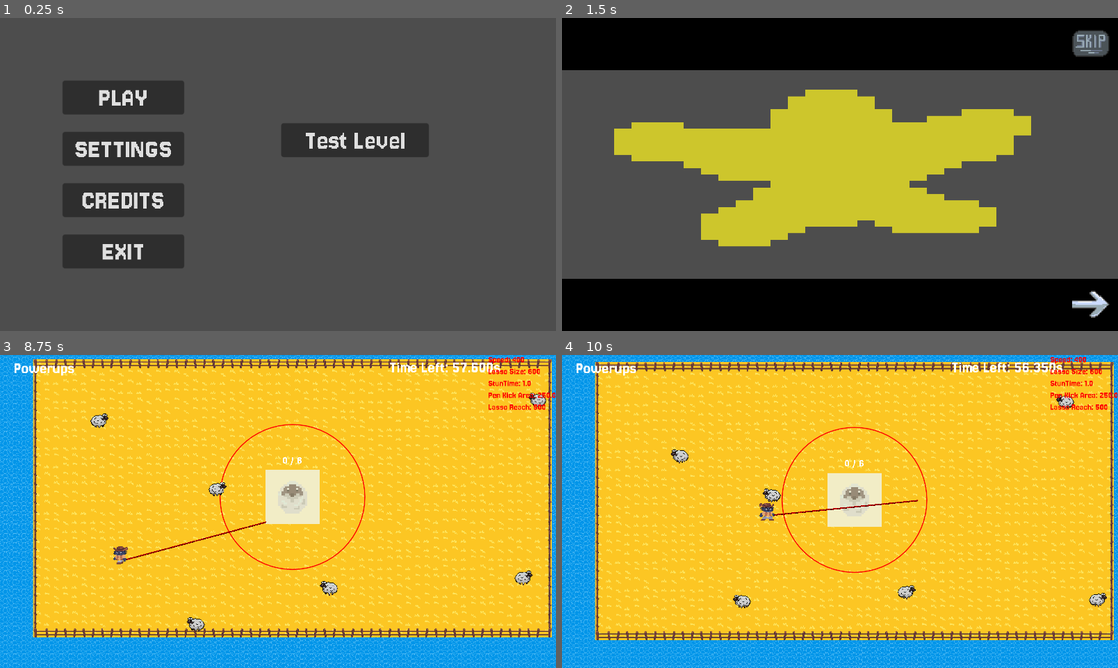
Above: before the commit, frames 1-4 (two rows, left to right).
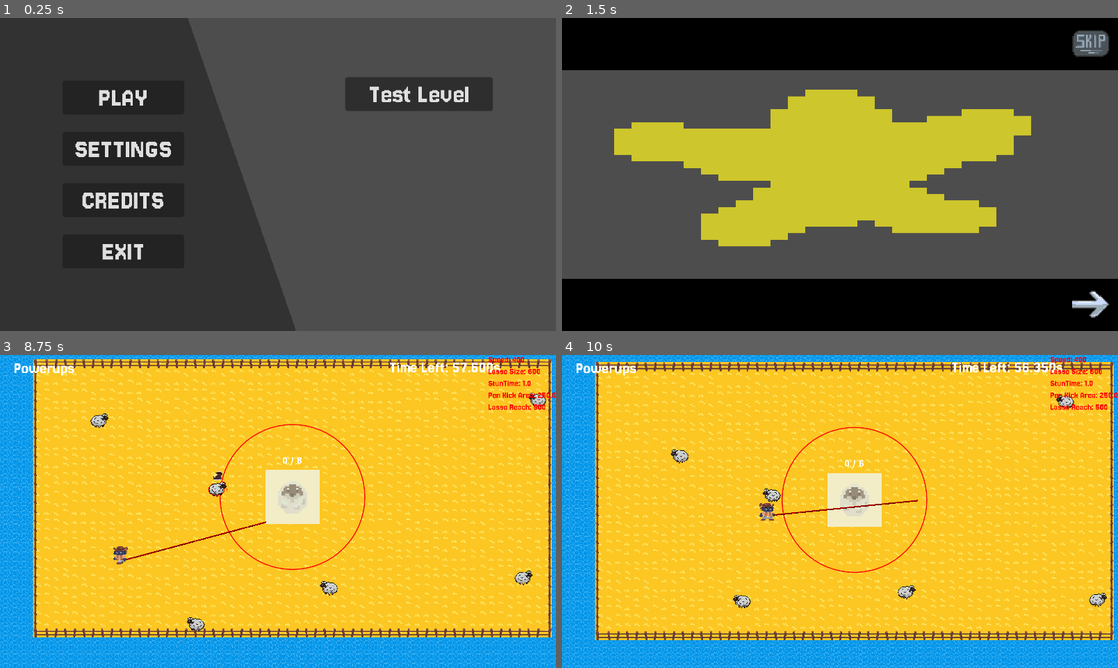
Above: after the commit, the same moments.

Repository: kinghos/GMTK-Game-Jam-2025
Game: Godot game, scene res://scenes/ui/menus/title_screen.tscn
Two runs of this game, one before a commit and one after it. Both use one fixed random seed, a clock stepped at 60 frames per second and the inputs below.
Inputs (mouse positions are in pixels of both pictures, inside the frame that each line leads up to):
- Up to frame 1 (0.25 s): no input
- Up to frame 2 (1.5 s): click "PLAY" at 0.5 s; click (1090, 305) at 1.25 s
- Up to frame 3 (8.75 s): click (528, 642) at 2 s; click (533, 646) at 2.75 s; move the mouse to (400, 495) at 3.52 s; hold Right (Right) 3.53-4.28 s; hold Space (Kick) 3.53-4.28 s; click (400, 495) at 3.67 s; move the mouse to (166, 527) at 4.27 s; hold S (Down) 4.28-5.03 s; tap Space (Kick) at 4.35, 5.85, 7.35 s; move the mouse to (333, 442) at 5.02 s; hold Right (Right) 5.03-5.78 s; hold Space (Kick) 5.03-5.78 s; move the mouse to (250, 574) at 5.77 s; hold Up (Up) 5.78-6.53 s; click (250, 574) at 5.92 s; move the mouse to (278, 527) at 6.52 s; hold Space (Kick) 6.53-7.28 s; hold Left (Left) 6.53-8.03 s; click (278, 527) at 6.67 s; move the mouse to (111, 464) at 7.27 s; move the mouse to (305, 511) at 8.02 s; hold S (Down) from 8.03 s (still down); hold Space (Kick) from 8.03 s (still down); click (305, 511) at 8.17 s
- Up to frame 4 (10 s): move the mouse to (756, 433) at 8.77 s; release S (Down) at 8.78 s; release Space (Kick) at 8.78 s; hold Right (Right) 8.78-9.53 s; tap Space (Kick) at 8.85 s; move the mouse to (962, 495) at 9.52 s; hold Up (Up) from 9.53 s (still down); hold Space (Kick) from 9.53 s (still down)

The runs differ from the first frame. In frame 1, 39% of the frame differs, in the area x 0-89%, y 0-100%; in frame 2, nothing differs; in frame 3, less than 0.1%; in frame 4, nothing differs.

Commit message:
kick icon/highlight, title screen diagonal, fixes

Diff:
--- a/globals/globals.gd
+++ b/globals/globals.gd
@@ -14,7 +14,7 @@
 var POWERUP_LIST = ["Lasso Length", "Animal\nStun Time", "Pen Kick Area", "Lasso Reach", "Player Speed"]
 var POWERUP_ICONS = {
 	"Lasso Length": preload("res://assets/graphics/powerups/lasso_length.png"),
-	"Animal\nStun Time": preload("res://assets/graphics/powerups/lasso_reach.png"),
+	"Animal\nStun Time": preload("res://assets/graphics/powerups/animal_stun_time.png"),
 	"Pen Kick Area": preload("res://assets/graphics/powerups/kick_power.png"),
 	"Lasso Reach": preload("res://assets/graphics/powerups/lasso_reach.png"),
 	"Player Speed": preload("res://assets/graphics/powerups/speed.png")
--- a/scenes/animals/animal.gd
+++ b/scenes/animals/animal.gd
@@ -67,6 +67,13 @@
 	if body is Player:
 		in_kick_range = false
 		body.animals_in_range.erase(self)
+
+func toggle_kick_icon():
+	if animated_sprite_2d.material.get_shader_parameter("width") == 0:
+		animated_sprite_2d.material.set_shader_parameter("width", 0.5)
+	elif animated_sprite_2d.material.get_shader_parameter("width") == 0.5:
+		animated_sprite_2d.material.set_shader_parameter("width", 0)
+	$KickIcon.visible = not $KickIcon.visible
 
 func kick():
 	if in_pen and not in_wrong_pen:
--- a/scenes/animals/animal.tscn
+++ b/scenes/animals/animal.tscn
@@ -1,9 +1,85 @@
-[gd_scene load_steps=11 format=3 uid="uid://c730r02j0a3ic"]
+[gd_scene load_steps=16 format=3 uid="uid://c730r02j0a3ic"]
 
 [ext_resource type="Script" uid="uid://bodcxjeobaic" path="res://scenes/animals/animal.gd" id="1_a68rm"]
 [ext_resource type="Texture2D" uid="uid://cjv6h5aem5r4u" path="res://assets/graphics/misc/star_particle.png" id="2_4f3xh"]
 [ext_resource type="Script" uid="uid://ffs1brga2vho" path="res://scenes/animals/offscreen_pointer.gd" id="3_to7qb"]
 [ext_resource type="Theme" uid="uid://cqid6eqdw6f54" path="res://scenes/ui/ui.tres" id="4_qmecq"]
+[ext_resource type="Shader" uid="uid://cgd35j7ohkq3b" path="res://globals/outline.gdshader" id="5_ivvwm"]
+[ext_resource type="Texture2D" uid="uid://b0pe6g1bqt4xu" path="res://assets/graphics/animals/kick_icon.png" id="6_dufb3"]
+
+[sub_resource type="Shader" id="Shader_ivvwm"]
+code = "shader_type canvas_item;
+
+uniform vec4 line_color : source_color = vec4(1.0); // Color of the outline
+uniform float width : hint_range(0, 10) = 0.0; // Width of the outline
+
+
+// Offsets to check neighboring pixels for the outline
+const vec2 OFFSETS[8] = vec2[](
+    vec2(-1, -1), vec2(-1, 0), vec2(-1, 1),
+    vec2(0, -1), vec2(0, 1),
+    vec2(1, -1), vec2(1, 0), vec2(1, 1)
+);
+
+void vertex() {
+    // Add margin to the original sprite vertices based on the outline width
+    // This scales up the sprite, which will be scaled down later in the fragment() function
+    VERTEX += (UV * 2.0 - 1.0) * width;
+}
+
+void fragment() {
+    // Sample the color from the original texture
+    vec4 color = texture(TEXTURE, UV);
+
+    if (width > 0.0) {
+        // Calculate the real texture size from the texture pixel size
+        vec2 real_texture_size = 1.0 / TEXTURE_PIXEL_SIZE;
+
+        // Calculate the size of the texture with the added margin for the outline
+        vec2 added_margin_texture_pixel_size = 1.0 / (real_texture_size + (width * 2.0));
+
+        // Calculate the width in texture coordinates
+        vec2 width_size = added_margin_texture_pixel_size * width;
+
+        // Shift the UV coordinates to account for the added margin
+        vec2 shifted_uv = UV - width_size;
+
+        // Calculate the ratio to scale down the UV coordinates to the original size
+        vec2 ratio = TEXTURE_PIXEL_SIZE / added_margin_texture_pixel_size;
+        vec2 scaled_shifted_uv = shifted_uv * ratio;
+
+        // Sample the original texture with the adjusted UV to scale it back to the original size
+        vec4 original_color = texture(TEXTURE, scaled_shifted_uv);
+
+        // Check if the adjusted UV coordinates are outside the bounds of the texture
+        if (scaled_shifted_uv.x < 0.0 || scaled_shifted_uv.x > 1.0 || scaled_shifted_uv.y < 0.0 || scaled_shifted_uv.y > 1.0) {
+            original_color.a = 0.0; // Set alpha to 0 to remove artifacts outside the sprite boundary
+        }
+
+        // Initialize the outline alpha value
+        float outline = 0.0;
+
+        // Sum the alpha values of the neighboring pixels to create the outline
+        for (int i = 0; i < 8; i++) {
+            outline += texture(TEXTURE, scaled_shifted_uv + OFFSETS[i] * width_size).a;
+
+        }
+
+        // Clamp the outline value to a maximum of 1.0
+        outline = min(outline, 1.0);
+
+        // Mix the original color with the outline color based on the outline alpha value
+        color = mix(original_color, line_color, outline - original_color.a);
+    }
+
+    // Set the final color of the fragment
+    COLOR = color;
+}"
+
+[sub_resource type="ShaderMaterial" id="ShaderMaterial_ivvwm"]
+shader = SubResource("Shader_ivvwm")
+shader_parameter/line_color = Color(1, 0, 0, 1)
+shader_parameter/width = 0.0
 
 [sub_resource type="Animation" id="Animation_qmecq"]
 length = 0.001
@@ -128,6 +204,11 @@
 &"update counter": SubResource("Animation_ivvwm")
 }
 
+[sub_resource type="ShaderMaterial" id="ShaderMaterial_v6psc"]
+shader = ExtResource("5_ivvwm")
+shader_parameter/line_color = Color(1, 1, 1, 1)
+shader_parameter/width = 0.25
+
 [node name="Animal" type="CharacterBody2D" groups=["Animals"]]
 collision_layer = 2
 collision_mask = 30
@@ -135,6 +216,7 @@
 script = ExtResource("1_a68rm")
 
 [node name="AnimatedSprite2D" type="AnimatedSprite2D" parent="."]
+material = SubResource("ShaderMaterial_ivvwm")
 
 [node name="CollisionShape2D" type="CollisionShape2D" parent="."]
 
@@ -202,6 +284,12 @@
 &"": SubResource("AnimationLibrary_v6psc")
 }
 
+[node name="KickIcon" type="Sprite2D" parent="."]
+visible = false
+material = SubResource("ShaderMaterial_v6psc")
+scale = Vector2(0.75, 0.75)
+texture = ExtResource("6_dufb3")
+
 [connection signal="body_entered" from="KickRange" to="." method="_on_kick_range_body_entered"]
 [connection signal="body_exited" from="KickRange" to="." method="_on_kick_range_body_exited"]
 [connection signal="timeout" from="StunTimer" to="." method="_on_stun_timer_timeout"]
--- a/scenes/animals/chicken.tscn
+++ b/scenes/animals/chicken.tscn
@@ -1,8 +1,83 @@
-[gd_scene load_steps=24 format=3 uid="uid://ccewnaer85wm4"]
+[gd_scene load_steps=26 format=3 uid="uid://ccewnaer85wm4"]
 
 [ext_resource type="PackedScene" uid="uid://c730r02j0a3ic" path="res://scenes/animals/animal.tscn" id="1_hmq33"]
 [ext_resource type="Texture2D" uid="uid://dkcp8mu4hpkrf" path="res://assets/graphics/animals/chicken.png" id="2_e2rpr"]
 [ext_resource type="Texture2D" uid="uid://u64l8os2b7rm" path="res://assets/graphics/animals/chicken_arrow.png" id="3_u21h3"]
+
+[sub_resource type="Shader" id="Shader_u21h3"]
+code = "shader_type canvas_item;
+
+uniform vec4 line_color : source_color = vec4(1.0); // Color of the outline
+uniform float width : hint_range(0, 10) = 0.0; // Width of the outline
+
+
+// Offsets to check neighboring pixels for the outline
+const vec2 OFFSETS[8] = vec2[](
+    vec2(-1, -1), vec2(-1, 0), vec2(-1, 1),
+    vec2(0, -1), vec2(0, 1),
+    vec2(1, -1), vec2(1, 0), vec2(1, 1)
+);
+
+void vertex() {
+    // Add margin to the original sprite vertices based on the outline width
+    // This scales up the sprite, which will be scaled down later in the fragment() function
+    VERTEX += (UV * 2.0 - 1.0) * width;
+}
+
+void fragment() {
+    // Sample the color from the original texture
+    vec4 color = texture(TEXTURE, UV);
+
+    if (width > 0.0) {
+        // Calculate the real texture size from the texture pixel size
+        vec2 real_texture_size = 1.0 / TEXTURE_PIXEL_SIZE;
+
+        // Calculate the size of the texture with the added margin for the outline
+        vec2 added_margin_texture_pixel_size = 1.0 / (real_texture_size + (width * 2.0));
+
+        // Calculate the width in texture coordinates
+        vec2 width_size = added_margin_texture_pixel_size * width;
+
+        // Shift the UV coordinates to account for the added margin
+        vec2 shifted_uv = UV - width_size;
+
+        // Calculate the ratio to scale down the UV coordinates to the original size
+        vec2 ratio = TEXTURE_PIXEL_SIZE / added_margin_texture_pixel_size;
+        vec2 scaled_shifted_uv = shifted_uv * ratio;
+
+        // Sample the original texture with the adjusted UV to scale it back to the original size
+        vec4 original_color = texture(TEXTURE, scaled_shifted_uv);
+
+        // Check if the adjusted UV coordinates are outside the bounds of the texture
+        if (scaled_shifted_uv.x < 0.0 || scaled_shifted_uv.x > 1.0 || scaled_shifted_uv.y < 0.0 || scaled_shifted_uv.y > 1.0) {
+            original_color.a = 0.0; // Set alpha to 0 to remove artifacts outside the sprite boundary
+        }
+
+        // Initialize the outline alpha value
+        float outline = 0.0;
+
+        // Sum the alpha values of the neighboring pixels to create the outline
+        for (int i = 0; i < 8; i++) {
+            outline += texture(TEXTURE, scaled_shifted_uv + OFFSETS[i] * width_size).a;
+
+        }
+
+        // Clamp the outline value to a maximum of 1.0
+        outline = min(outline, 1.0);
+
+        // Mix the original color with the outline color based on the outline alpha value
+        color = mix(original_color, line_color, outline - original_color.a);
+    }
+
+    // Set the final color of the fragment
+    COLOR = color;
+}"
+
+[sub_resource type="ShaderMaterial" id="ShaderMaterial_wthsh"]
+resource_local_to_scene = true
+shader = SubResource("Shader_u21h3")
+shader_parameter/line_color = Color(1, 0, 0, 1)
+shader_parameter/width = 0.0
 
 [sub_resource type="AtlasTexture" id="AtlasTexture_u21h3"]
 atlas = ExtResource("2_e2rpr")
@@ -216,6 +291,7 @@
 type = "Chicken"
 
 [node name="AnimatedSprite2D" parent="." index="0"]
+material = SubResource("ShaderMaterial_wthsh")
 sprite_frames = SubResource("SpriteFrames_nfg7i")
 animation = &"stun"
 autoplay = "walk"
@@ -227,6 +303,7 @@
 
 [node name="CollisionShape2D" parent="KickRange" index="0"]
 shape = SubResource("CircleShape2D_u21h3")
+debug_color = Color(0.87451, 0.247059, 0.619608, 0.419608)
 
 [node name="AnimationPlayer" parent="." index="3"]
 libraries = {
@@ -235,3 +312,6 @@
 
 [node name="OffscreenPointer" parent="." index="6"]
 texture = ExtResource("3_u21h3")
+
+[node name="KickIcon" parent="." index="9"]
+position = Vector2(0, -23.6)
--- a/scenes/animals/cow.tscn
+++ b/scenes/animals/cow.tscn
@@ -1,9 +1,84 @@
-[gd_scene load_steps=23 format=3 uid="uid://bfmmdybm5lt0r"]
+[gd_scene load_steps=27 format=3 uid="uid://bfmmdybm5lt0r"]
 
 [ext_resource type="PackedScene" uid="uid://c730r02j0a3ic" path="res://scenes/animals/animal.tscn" id="1_c136b"]
 [ext_resource type="Texture2D" uid="uid://drnvkb6n7d4os" path="res://assets/graphics/animals/cow.png" id="2_a5y40"]
 [ext_resource type="Texture2D" uid="uid://bdhe66r4fqjbh" path="res://assets/graphics/animals/cow_stun.png" id="3_6t8lt"]
 [ext_resource type="Texture2D" uid="uid://dbig02d2brbjh" path="res://assets/graphics/animals/cow_pointer.png" id="3_r1mxx"]
+
+[sub_resource type="Shader" id="Shader_jhwbb"]
+code = "shader_type canvas_item;
+
+uniform vec4 line_color : source_color = vec4(1.0); // Color of the outline
+uniform float width : hint_range(0, 10) = 0.0; // Width of the outline
+
+
+// Offsets to check neighboring pixels for the outline
+const vec2 OFFSETS[8] = vec2[](
+    vec2(-1, -1), vec2(-1, 0), vec2(-1, 1),
+    vec2(0, -1), vec2(0, 1),
+    vec2(1, -1), vec2(1, 0), vec2(1, 1)
+);
+
+void vertex() {
+    // Add margin to the original sprite vertices based on the outline width
+    // This scales up the sprite, which will be scaled down later in the fragment() function
+    VERTEX += (UV * 2.0 - 1.0) * width;
+}
+
+void fragment() {
+    // Sample the color from the original texture
+    vec4 color = texture(TEXTURE, UV);
+
+    if (width > 0.0) {
+        // Calculate the real texture size from the texture pixel size
+        vec2 real_texture_size = 1.0 / TEXTURE_PIXEL_SIZE;
+
+        // Calculate the size of the texture with the added margin for the outline
+        vec2 added_margin_texture_pixel_size = 1.0 / (real_texture_size + (width * 2.0));
+
+        // Calculate the width in texture coordinates
+        vec2 width_size = added_margin_texture_pixel_size * width;
+
+        // Shift the UV coordinates to account for the added margin
+        vec2 shifted_uv = UV - width_size;
+
+        // Calculate the ratio to scale down the UV coordinates to the original size
+        vec2 ratio = TEXTURE_PIXEL_SIZE / added_margin_texture_pixel_size;
+        vec2 scaled_shifted_uv = shifted_uv * ratio;
+
+        // Sample the original texture with the adjusted UV to scale it back to the original size
+        vec4 original_color = texture(TEXTURE, scaled_shifted_uv);
+
+        // Check if the adjusted UV coordinates are outside the bounds of the texture
+        if (scaled_shifted_uv.x < 0.0 || scaled_shifted_uv.x > 1.0 || scaled_shifted_uv.y < 0.0 || scaled_shifted_uv.y > 1.0) {
+            original_color.a = 0.0; // Set alpha to 0 to remove artifacts outside the sprite boundary
+        }
+
+        // Initialize the outline alpha value
+        float outline = 0.0;
+
+        // Sum the alpha values of the neighboring pixels to create the outline
+        for (int i = 0; i < 8; i++) {
+            outline += texture(TEXTURE, scaled_shifted_uv + OFFSETS[i] * width_size).a;
+
+        }
+
+        // Clamp the outline value to a maximum of 1.0
+        outline = min(outline, 1.0);
+
+        // Mix the original color with the outline color based on the outline alpha value
+        color = mix(original_color, line_color, outline - original_color.a);
+    }
+
+    // Set the final color of the fragment
+    COLOR = color;
+}"
+
+[sub_resource type="ShaderMaterial" id="ShaderMaterial_nc6fi"]
+resource_local_to_scene = true
+shader = SubResource("Shader_jhwbb")
+shader_parameter/line_color = Color(1, 0, 0, 1)
+shader_parameter/width = 0.0
 
 [sub_resource type="AtlasTexture" id="AtlasTexture_r1mxx"]
 atlas = ExtResource("2_a5y40")
@@ -197,11 +272,86 @@
 &"stun": SubResource("Animation_jhwbb")
 }
 
+[sub_resource type="Shader" id="Shader_6t8lt"]
+code = "shader_type canvas_item;
+
+uniform vec4 line_color : source_color = vec4(1.0); // Color of the outline
+uniform float width : hint_range(0, 10) = 0.0; // Width of the outline
+
+
+// Offsets to check neighboring pixels for the outline
+const vec2 OFFSETS[8] = vec2[](
+    vec2(-1, -1), vec2(-1, 0), vec2(-1, 1),
+    vec2(0, -1), vec2(0, 1),
+    vec2(1, -1), vec2(1, 0), vec2(1, 1)
+);
+
+void vertex() {
+    // Add margin to the original sprite vertices based on the outline width
+    // This scales up the sprite, which will be scaled down later in the fragment() function
+    VERTEX += (UV * 2.0 - 1.0) * width;
+}
+
+void fragment() {
+    // Sample the color from the original texture
+    vec4 color = texture(TEXTURE, UV);
+
+    if (width > 0.0) {
+        // Calculate the real texture size from the texture pixel size
+        vec2 real_texture_size = 1.0 / TEXTURE_PIXEL_SIZE;
+
+        // Calculate the size of the texture with the added margin for the outline
+        vec2 added_margin_texture_pixel_size = 1.0 / (real_texture_size + (width * 2.0));
+
+        // Calculate the width in texture coordinates
+        vec2 width_size = added_margin_texture_pixel_size * width;
+
+        // Shift the UV coordinates to account for the added margin
+        vec2 shifted_uv = UV - width_size;
+
+        // Calculate the ratio to scale down the UV coordinates to the original size
+        vec2 ratio = TEXTURE_PIXEL_SIZE / added_margin_texture_pixel_size;
+        vec2 scaled_shifted_uv = shifted_uv * ratio;
+
+        // Sample the original texture with the adjusted UV to scale it back to the original size
+        vec4 original_color = texture(TEXTURE, scaled_shifted_uv);
+
+        // Check if the adjusted UV coordinates are outside the bounds of the texture
+        if (scaled_shifted_uv.x < 0.0 || scaled_shifted_uv.x > 1.0 || scaled_shifted_uv.y < 0.0 || scaled_shifted_uv.y > 1.0) {
+            original_color.a = 0.0; // Set alpha to 0 to remove artifacts outside the sprite boundary
+        }
+
+        // Initialize the outline alpha value
+        float outline = 0.0;
+
+        // Sum the alpha values of the neighboring pixels to create the outline
+        for (int i = 0; i < 8; i++) {
+            outline += texture(TEXTURE, scaled_shifted_uv + OFFSETS[i] * width_size).a;
+
+        }
+
+        // Clamp the outline value to a maximum of 1.0
+        outline = min(outline, 1.0);
+
+        // Mix the original color with the outline color based on the outline alpha value
+        color = mix(original_color, line_color, outline - original_color.a);
+    }
+
+    // Set the final color of the fragment
+    COLOR = color;
+}"
+
+[sub_resource type="ShaderMaterial" id="ShaderMaterial_jhwbb"]
+shader = SubResource("Shader_6t8lt")
+shader_parameter/line_color = Color(1, 1, 1, 1)
+shader_parameter/width = 0.25
+
 [node name="Cow" instance=ExtResource("1_c136b")]
 scale = Vector2(2.5, 2.5)
 type = "Cow"
 
 [node name="AnimatedSprite2D" parent="." index="0"]
+material = SubResource("ShaderMaterial_nc6fi")
 sprite_frames = SubResource("SpriteFrames_do5cp")
 animation = &"idle"
 autoplay = "walk"
@@ -222,3 +372,7 @@
 
 [node name="OffscreenPointer" parent="." index="6"]
 texture = ExtResource("3_r1mxx")
+
+[node name="KickIcon" parent="." index="9"]
+material = SubResource("ShaderMaterial_jhwbb")
+position = Vector2(-1.19209e-07, -26.4)
--- a/scenes/animals/pen.gd
+++ b/scenes/animals/pen.gd
@@ -38,11 +38,13 @@
 	if body is BaseAnimal and body.type == animal_type:
 		animals_in_kick_area.append(body)
 		body.is_in_kick_area = true
+		body.toggle_kick_icon()
 
 func _on_kick_area_body_exited(body: Node2D) -> void:
 	if body is BaseAnimal and body.type == animal_type:
 		animals_in_kick_area.erase(body)
 		body.is_in_kick_area = true
+		body.toggle_kick_icon()
 
 func _on_pen_enclosure_body_entered(body: Node2D) -> void:
 	if body is BaseAnimal:
@@ -51,6 +53,8 @@
 		if body.type != animal_type:
 			body.in_wrong_pen = true
 			body.kick()
+		else:
+			body.toggle_kick_icon()
 
 func _on_pen_enclosure_body_exited(body: Node2D) -> void:
 	if body is BaseAnimal:
--- a/scenes/animals/sheep.tscn
+++ b/scenes/animals/sheep.tscn
@@ -1,9 +1,84 @@
-[gd_scene load_steps=21 format=3 uid="uid://cqbyf3duimude"]
+[gd_scene load_steps=23 format=3 uid="uid://cqbyf3duimude"]
 
 [ext_resource type="PackedScene" uid="uid://c730r02j0a3ic" path="res://scenes/animals/animal.tscn" id="1_gw4f6"]
 [ext_resource type="Texture2D" uid="uid://b3j0asmr3aocx" path="res://assets/graphics/animals/sheep_pointer.png" id="2_ag106"]
 [ext_resource type="Texture2D" uid="uid://cgs60xi7ec1wr" path="res://assets/graphics/animals/sheep.png" id="2_ntctc"]
 [ext_resource type="Texture2D" uid="uid://cr6761hpp4jlk" path="res://assets/graphics/animals/sheep_stun.png" id="4_xbeb1"]
+
+[sub_resource type="Shader" id="Shader_xbeb1"]
+code = "shader_type canvas_item;
+
+uniform vec4 line_color : source_color = vec4(1.0); // Color of the outline
+uniform float width : hint_range(0, 10) = 0.0; // Width of the outline
+
+
+// Offsets to check neighboring pixels for the outline
+const vec2 OFFSETS[8] = vec2[](
+    vec2(-1, -1), vec2(-1, 0), vec2(-1, 1),
+    vec2(0, -1), vec2(0, 1),
+    vec2(1, -1), vec2(1, 0), vec2(1, 1)
+);
+
+void vertex() {
+    // Add margin to the original sprite vertices based on the outline width
+    // This scales up the sprite, which will be scaled down later in the fragment() function
+    VERTEX += (UV * 2.0 - 1.0) * width;
+}
+
+void fragment() {
+    // Sample the color from the original texture
+    vec4 color = texture(TEXTURE, UV);
+
+    if (width > 0.0) {
+        // Calculate the real texture size from the texture pixel size
+        vec2 real_texture_size = 1.0 / TEXTURE_PIXEL_SIZE;
+
+        // Calculate the size of the texture with the added margin for the outline
+        vec2 added_margin_texture_pixel_size = 1.0 / (real_texture_size + (width * 2.0));
+
+        // Calculate the width in texture coordinates
+        vec2 width_size = added_margin_texture_pixel_size * width;
+
+        // Shift the UV coordinates to account for the added margin
+        vec2 shifted_uv = UV - width_size;
+
+        // Calculate the ratio to scale down the UV coordinates to the original size
+        vec2 ratio = TEXTURE_PIXEL_SIZE / added_margin_texture_pixel_size;
+        vec2 scaled_shifted_uv = shifted_uv * ratio;
+
+        // Sample the original texture with the adjusted UV to scale it back to the original size
+        vec4 original_color = texture(TEXTURE, scaled_shifted_uv);
+
+        // Check if the adjusted UV coordinates are outside the bounds of the texture
+        if (scaled_shifted_uv.x < 0.0 || scaled_shifted_uv.x > 1.0 || scaled_shifted_uv.y < 0.0 || scaled_shifted_uv.y > 1.0) {
+            original_color.a = 0.0; // Set alpha to 0 to remove artifacts outside the sprite boundary
+        }
+
+        // Initialize the outline alpha value
+        float outline = 0.0;
+
+        // Sum the alpha values of the neighboring pixels to create the outline
+        for (int i = 0; i < 8; i++) {
+            outline += texture(TEXTURE, scaled_shifted_uv + OFFSETS[i] * width_size).a;
+
+        }
+
+        // Clamp the outline value to a maximum of 1.0
+        outline = min(outline, 1.0);
+
+        // Mix the original color with the outline color based on the outline alpha value
+        color = mix(original_color, line_color, outline - original_color.a);
+    }
+
+    // Set the final color of the fragment
+    COLOR = color;
+}"
+
+[sub_resource type="ShaderMaterial" id="ShaderMaterial_hnrcd"]
+resource_local_to_scene = true
+shader = SubResource("Shader_xbeb1")
+shader_parameter/line_color = Color(1, 0, 0, 1)
+shader_parameter/width = 0.0
 
 [sub_resource type="AtlasTexture" id="AtlasTexture_ntctc"]
 atlas = ExtResource("2_ntctc")
@@ -189,6 +264,7 @@
 type = "Sheep"
 
 [node name="AnimatedSprite2D" parent="." index="0"]
+material = SubResource("ShaderMaterial_hnrcd")
 sprite_frames = SubResource("SpriteFrames_55m3e")
 animation = &"stun"
 autoplay = "walk"
@@ -213,3 +289,6 @@
 
 [node name="OffscreenPointer" parent="." index="6"]
 texture = ExtResource("2_ag106")
+
+[node name="KickIcon" parent="." index="9"]
+position = Vector2(0, -23.5)
--- a/scenes/ui/menus/title_screen.tscn
+++ b/scenes/ui/menus/title_screen.tscn
@@ -1,7 +1,8 @@
-[gd_scene load_steps=3 format=3 uid="uid://cxl64go8kr6od"]
+[gd_scene load_steps=4 format=3 uid="uid://cxl64go8kr6od"]
 
 [ext_resource type="Theme" uid="uid://cqid6eqdw6f54" path="res://scenes/ui/ui.tres" id="1_aqpy5"]
 [ext_resource type="Script" uid="uid://b5emlbe1ed4nt" path="res://scenes/ui/menus/title_screen.gd" id="1_eb34j"]
+[ext_resource type="Texture2D" uid="uid://cxogmukk57tr1" path="res://assets/graphics/misc/transparent_menu_thing.png" id="3_cwfae"]
 
 [node name="TitleScreen" type="Control"]
 layout_mode = 3
@@ -23,6 +24,12 @@
 grow_horizontal = 2
 grow_vertical = 2
 scale = Vector2(4, 4)
+
+[node name="TextureRect" type="TextureRect" parent="."]
+layout_mode = 0
+offset_right = 2603.0
+offset_bottom = 1080.0
+texture = ExtResource("3_cwfae")
 
 [node name="VBoxContainer" type="VBoxContainer" parent="."]
 layout_mode = 1
@@ -60,10 +67,10 @@
 
 [node name="TestButton" type="Button" parent="."]
 layout_mode = 0
-offset_left = 971.0
-offset_top = 363.0
-offset_right = 1141.0
-offset_bottom = 402.0
+offset_left = 1192.0
+offset_top = 204.0
+offset_right = 1362.0
+offset_bottom = 243.0
 scale = Vector2(3, 3)
 size_flags_vertical = 3
 text = "Test Level"
Binary file added: assets/graphics/animals/kick_icon.png
Not shown, added: assets/graphics/animals/kick_icon.png.import
Binary file added: assets/graphics/misc/transparent_menu_thing.png
Not shown, added: assets/graphics/misc/transparent_menu_thing.png.import
Binary file added: assets/graphics/powerups/animal_stun_time.png
Not shown, added: assets/graphics/powerups/animal_stun_time.png.import
Renamed: scenes/animals/pen_animal_icon.gdshader -> globals/outline.gdshader
Renamed: scenes/animals/pen_animal_icon.gdshader.uid -> globals/outline.gdshader.uid
